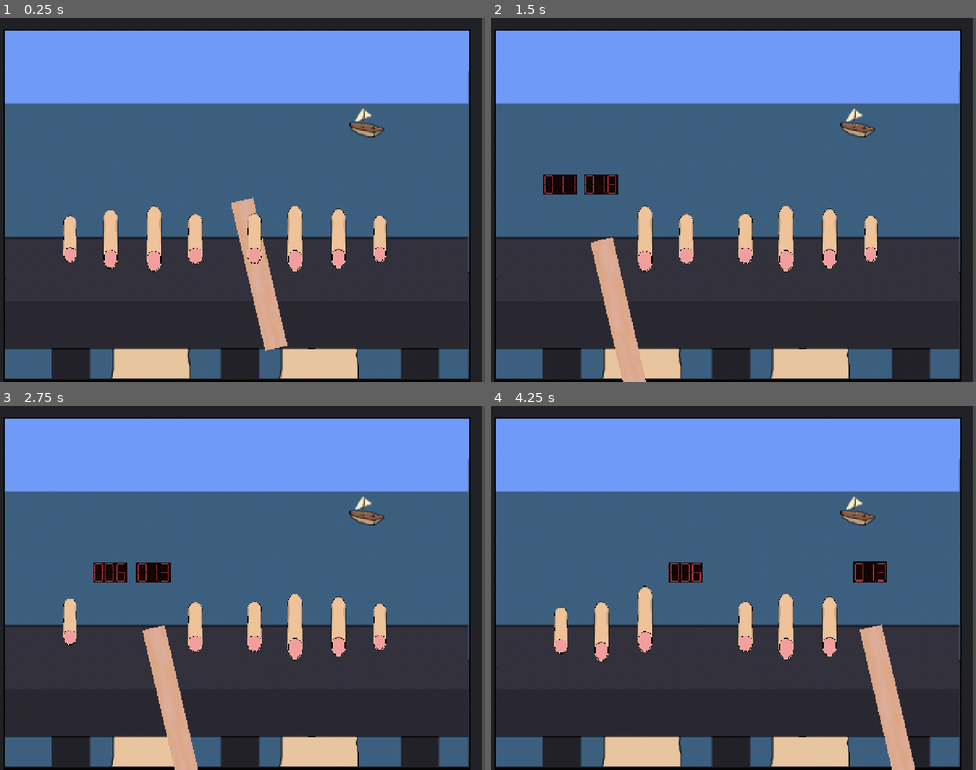
Above: before the commit, frames 1-4 (two rows, left to right).
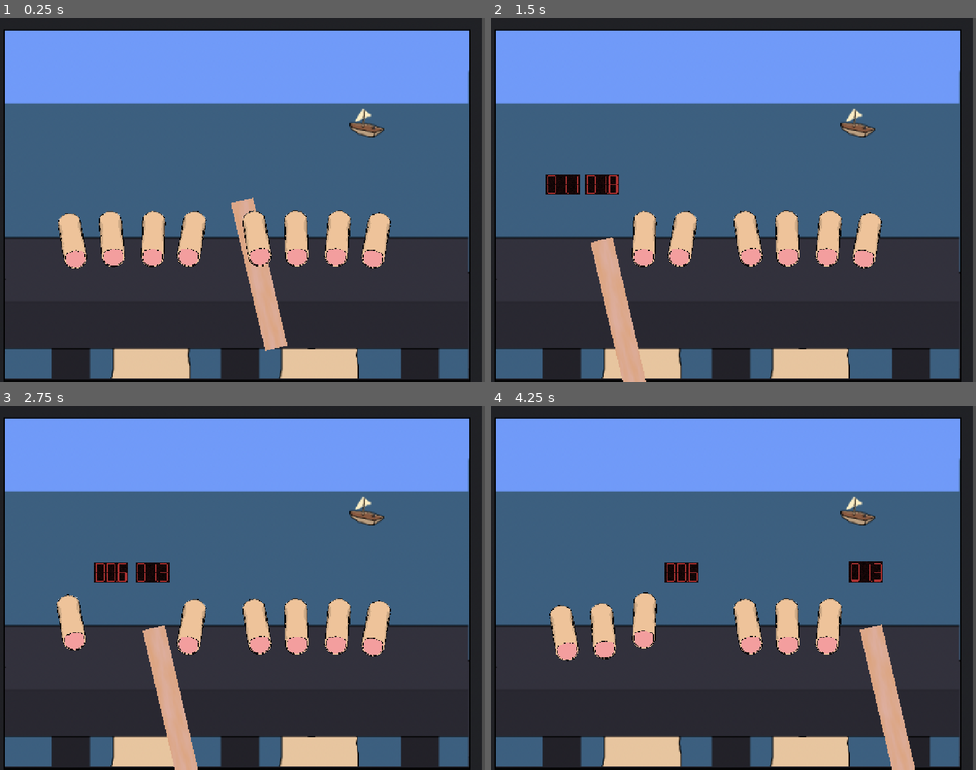
Above: after the commit, the same moments.

Repository: tom-frantz/gmtk-2026
Game: Godot game, scene res://scenes/minigames/finger_hammer/minigame_finger_hammer.tscn
The game is run twice, just before and just after one commit, with the same random seed, the same clock (stepped at 60 frames per second) and the same inputs. This scene is started directly instead of the project's main scene. Sound files missing from this copy of the repository are replaced by a short silence.
Inputs (mouse positions are in pixels of both pictures, inside the frame that each line leads up to):
- Up to frame 1 (0.25 s): no input
- Up to frame 2 (1.5 s): tap Enter at 0.5 s; move the mouse to (558, 240) at 0.52 s; click (558, 240) at 0.6 s; move the mouse to (602, 240) at 1.27 s; click (602, 240) at 1.35 s
- Up to frame 3 (2.75 s): tap Space at 2 s; move the mouse to (155, 628) at 2.02 s; click (155, 628) at 2.1 s
- Up to frame 4 (4.25 s): move the mouse to (685, 628) at 2.77 s; click (685, 628) at 2.85 s; move the mouse to (869, 628) at 3.52 s; click (869, 628) at 3.6 s

The runs differ from the first frame. In frame 1, 3.2% of the frame differs, in the area x 12-81%, y 51-70%; in frame 2, 2.7%; in frame 3, 2.7%; in frame 4, 2.8%.

Commit message:
hanging_hand - Use new finger positioning

Diff:
--- a/scenes/minigames/finger_hammer/hanging_hand.tscn
+++ b/scenes/minigames/finger_hammer/hanging_hand.tscn
@@ -9,37 +9,24 @@
 
 [node name="Pinky" parent="." unique_id=1510985001 instance=ExtResource("1_xjuyq")]
 unique_name_in_owner = true
-position = Vector2(-164, 0)
-
-[node name="FingerArea" parent="Pinky" index="2" unique_id=1510985001]
-position = Vector2(1, 9)
-rotation = -0.15734325
-scale = Vector2(0.84824216, 1.0062654)
+position = Vector2(-157, 0)
+finger_position = Vector2(0, 5)
+finger_rotation = -10
 
 [node name="Ring" parent="." unique_id=1254633140 instance=ExtResource("1_xjuyq")]
 unique_name_in_owner = true
-position = Vector2(-57, 0)
-
-[node name="FingerArea" parent="Ring" index="2" unique_id=1510985001]
-rotation = -0.046337496
-scale = Vector2(0.91991454, 1.2819799)
+position = Vector2(-53, 0)
+finger_rotation = -5
 
 [node name="Middle" parent="." unique_id=1691560825 instance=ExtResource("1_xjuyq")]
 unique_name_in_owner = true
-position = Vector2(58, 0)
-
-[node name="FingerArea" parent="Middle" index="2" unique_id=1510985001]
-rotation = 0.07560554
-scale = Vector2(0.9515851, 1.4212255)
+position = Vector2(56, 0)
+finger_rotation = 2
 
 [node name="Index" parent="." unique_id=744114001 instance=ExtResource("1_xjuyq")]
 unique_name_in_owner = true
-position = Vector2(167, 0)
-
-[node name="FingerArea" parent="Index" index="2" unique_id=1510985001]
-position = Vector2(-0.99999994, 3.9999998)
-rotation = 0.13106616
-scale = Vector2(0.92591065, 1.079313)
+position = Vector2(157, 0)
+finger_rotation = 10
 
 [node name="HandSmashSFX" type="AudioStreamPlayer" parent="." unique_id=522189053]
 unique_name_in_owner = true
@@ -47,12 +34,3 @@
 pitch_scale = 0.75
 
 [connection signal="finished" from="HandSmashSFX" to="." method="hand_smashed"]
-
-[editable path="Pinky"]
-[editable path="Pinky/SmashedTimer"]
-[editable path="Ring"]
-[editable path="Ring/SmashedTimer"]
-[editable path="Middle"]
-[editable path="Middle/SmashedTimer"]
-[editable path="Index"]
-[editable path="Index/SmashedTimer"]
